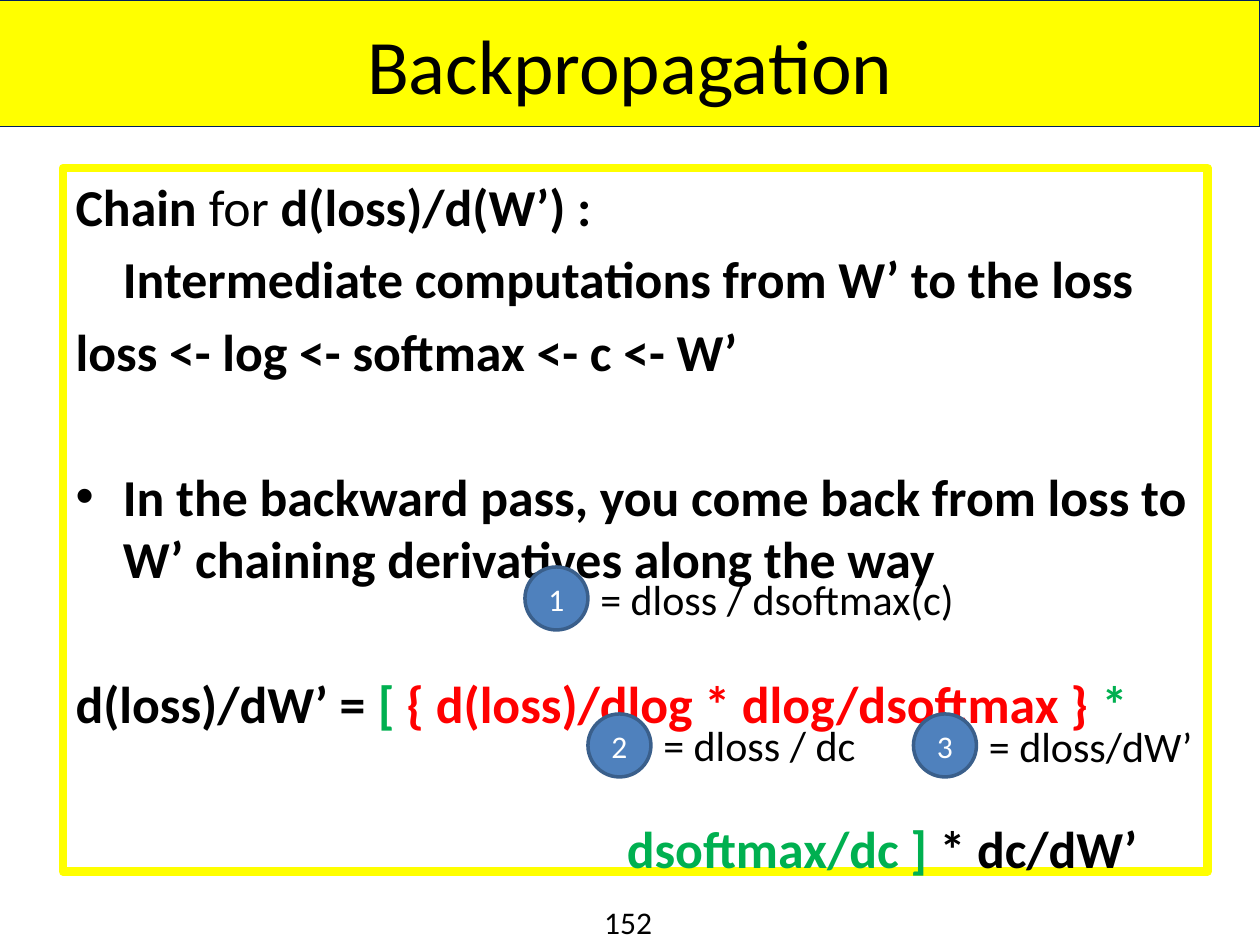
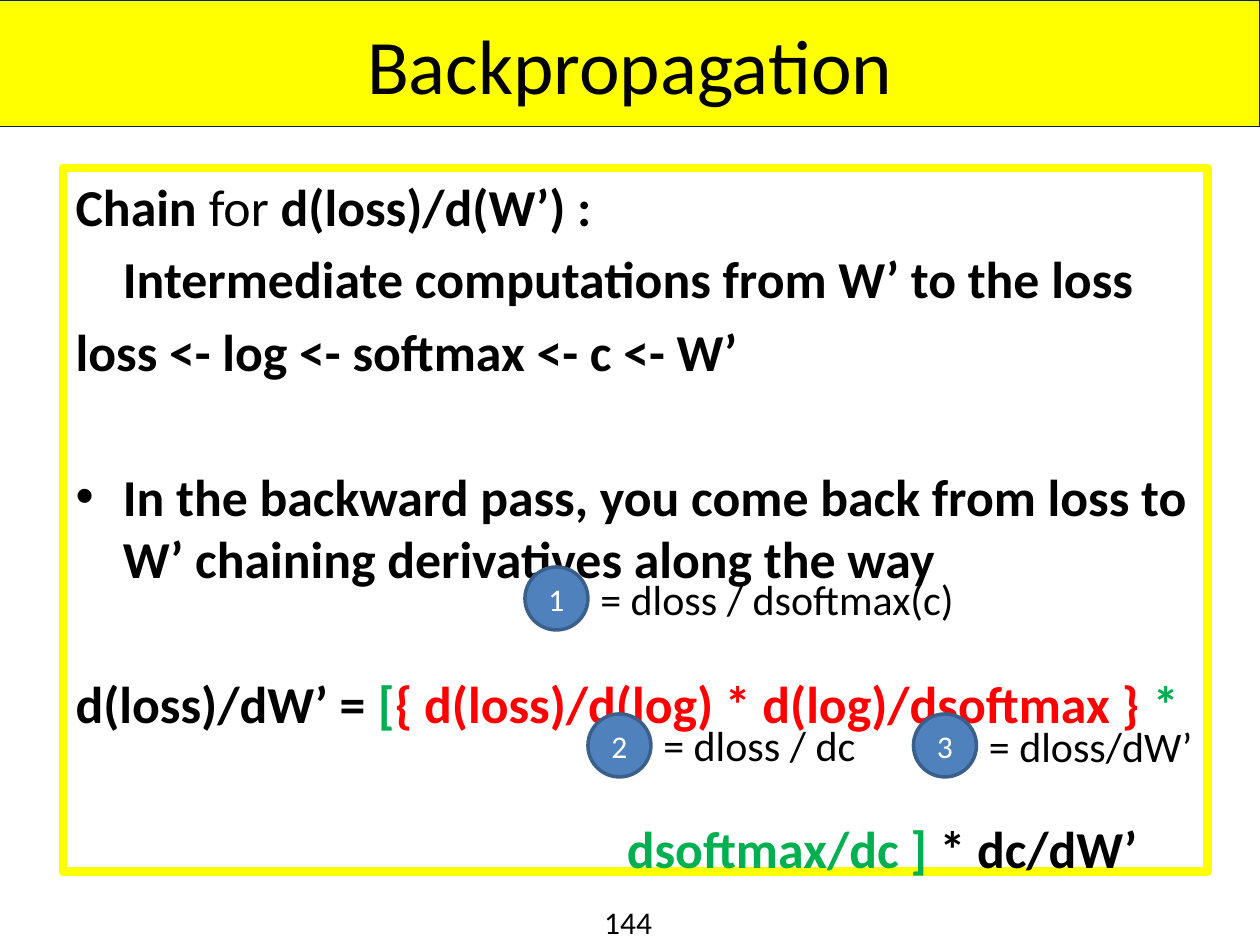
Before and after one commit to aiaioo/DeepLearningBasicsTutorial, a slide deck: slide 144 of DeepLearningBasics.pptx (slide 152 before the commit). Drawn at 1260x945 pixels with LibreOffice and Linux fonts; fonts in the diff are those of the drawing; background and template pictures are left out. Boxes give left, top, right and bottom in pixels: in the first picture for what was removed or moved away, otherwise in the second. Text is boxed around its words. In the diff, an @@ line names an element or a change of style, - is before the commit and + after.

```diff
--- a/DeepLearningBasics.pptx
+++ b/DeepLearningBasics.pptx
@@ text at [76, 684, 1109, 735]: text changed @@
-d(loss)/dW’ = [ { d(loss)/dlog * dlog/dsoftmax } *
+d(loss)/dW’ = [{ d(loss)/d(log) * d(log)/dsoftmax } *
@@ page number at [604, 913, 652, 934]: text changed @@
-152
+144
```
Also in this commit, not shown: 29 other slides changed, 3 slides added, 10 slides removed.
